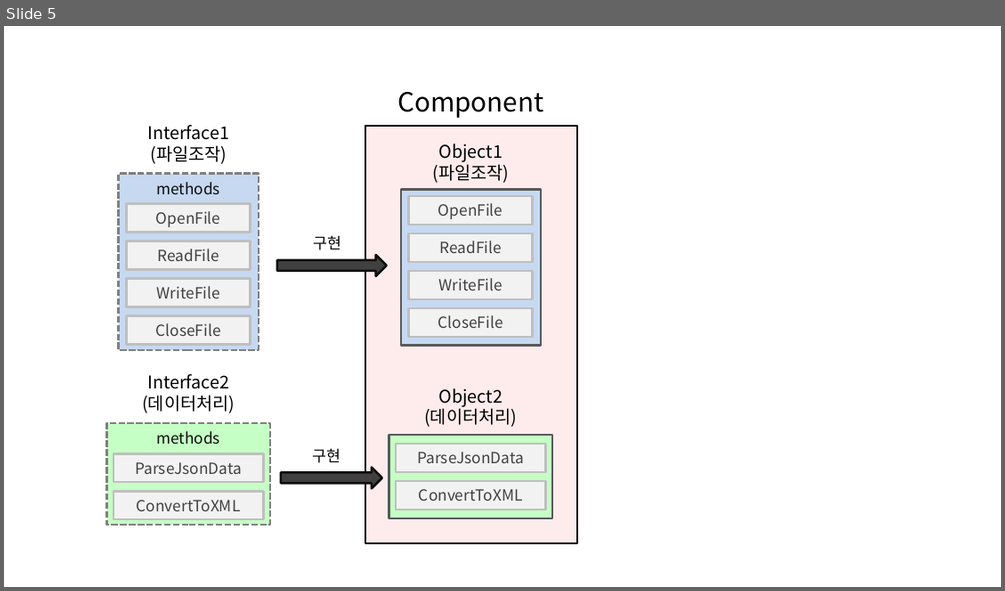
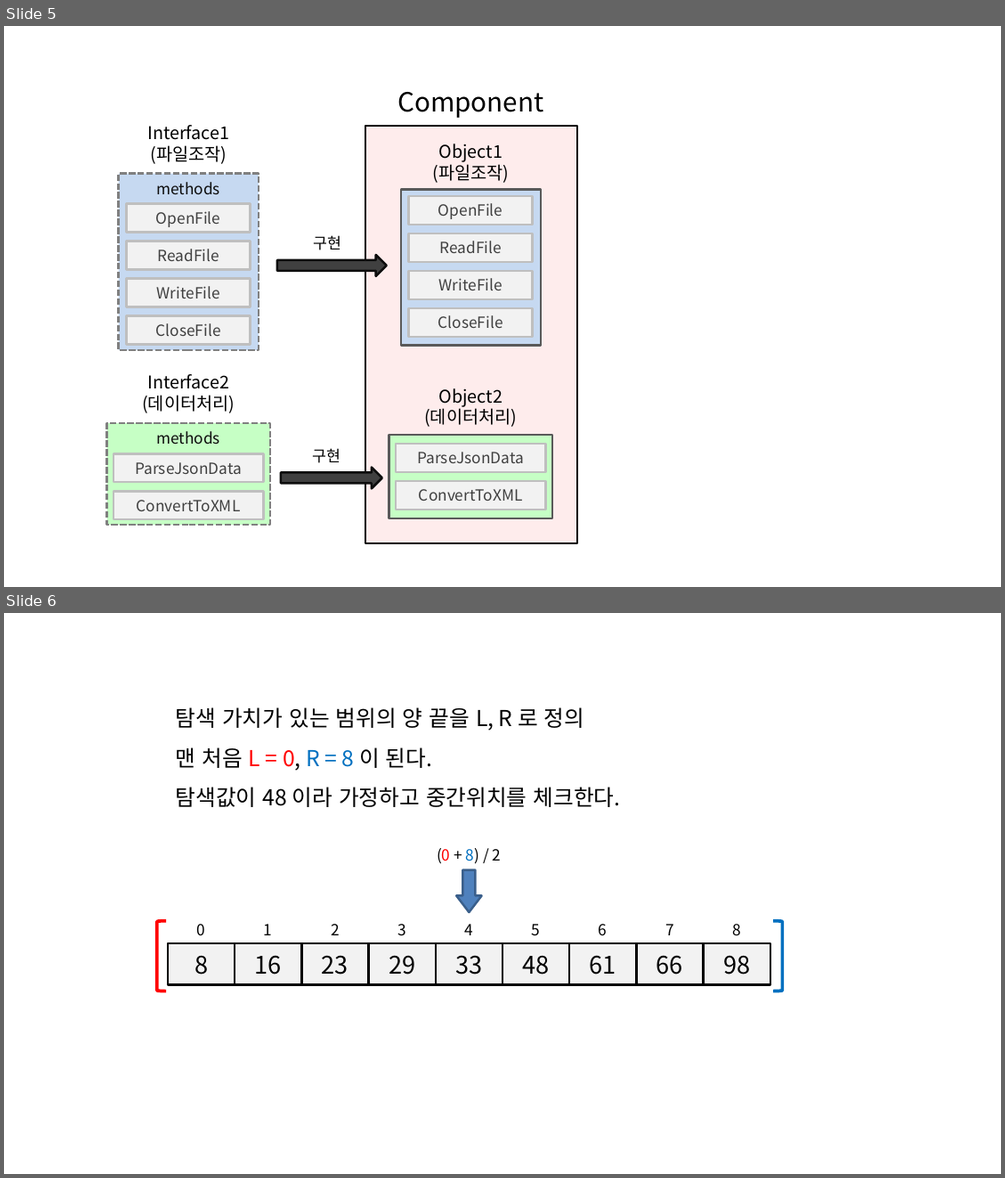
Before and after one commit to momo1108/blog, a slide deck: assets/etc/이미지제작용.pptx. Shown one above the other, each under a label of ours: slide 5 before the commit, slides 5 and 6 after it. The pictures are 1005x591 and 1005x1178 pixels, drawn with LibreOffice and Linux fonts; fonts in the diff are those of the drawing. Boxes give left, top, right and bottom in pixels: in the first picture for what was removed or moved away, otherwise in the second. Text is boxed around its words. In the diff, an @@ line names an element or a change of style, - is before the commit and + after.

```diff
--- a/assets/etc/이미지제작용.pptx
+++ b/assets/etc/이미지제작용.pptx
@@ slide 6 added at box(4, 613, 1001, 1174), background #FFFFFF @@
@@ text added at box(176, 707, 621, 807), 20 pt, text #000000 @@
+탐색 가치가 있는 범위의 양 끝을 L, R 로 정의
+맨 처음 L = 0, R = 8 이 된다.
+탐색값이 48 이라 가정하고 중간위치를 체크한다.
@@ text added at box(437, 848, 502, 864), 14 pt, text #000000 @@
+(0 + 8) / 2
@@ down arrow added at box(456, 870, 482, 912), fill #4F81BD, outline #3A5F8C 2 pt @@
@@ left bracket added at box(157, 921, 166, 991), outline #FF0000 3 pt @@
@@ text added at box(197, 924, 206, 935), 14 pt, text #000000 @@
+0
@@ text added at box(264, 924, 273, 935), 14 pt, text #000000 @@
+1
@@ text added at box(331, 924, 340, 935), 14 pt, text #000000 @@
+2
@@ text added at box(397, 924, 406, 936), 14 pt, text #000000 @@
+3
@@ text added at box(465, 924, 474, 935), 14 pt, text #000000 @@
+4
@@ text added at box(532, 924, 541, 936), 14 pt, text #000000 @@
+5
@@ text added at box(599, 924, 607, 935), 14 pt, text #000000 @@
+6
@@ text added at box(665, 924, 674, 935), 14 pt, text #000000 @@
+7
@@ text added at box(732, 924, 741, 936), 14 pt, text #000000 @@
+8
@@ left bracket added at box(773, 921, 783, 991), outline #0070C0 3 pt @@
@@ rectangle added at box(168, 944, 235, 985), fill #F2F2F2, outline #000000 2 pt, 22 pt, text #000000 @@
+8
@@ rectangle added at box(235, 944, 302, 985), fill #F2F2F2, outline #000000 2 pt, 22 pt, text #000000 @@
+16
@@ rectangle added at box(301, 944, 369, 985), fill #F2F2F2, outline #000000 2 pt, 22 pt, text #000000 @@
+23
@@ rectangle added at box(369, 944, 436, 985), fill #F2F2F2, outline #000000 2 pt, 22 pt, text #000000 @@
+29
@@ rectangle added at box(435, 944, 502, 985), fill #F2F2F2, outline #000000 2 pt, 22 pt, text #000000 @@
+33
@@ rectangle added at box(502, 944, 570, 985), fill #F2F2F2, outline #000000 2 pt, 22 pt, text #000000 @@
+48
@@ rectangle added at box(570, 944, 637, 985), fill #F2F2F2, outline #000000 2 pt, 22 pt, text #000000 @@
+61
@@ rectangle added at box(636, 944, 704, 985), fill #F2F2F2, outline #000000 2 pt, 22 pt, text #000000 @@
+66
@@ rectangle added at box(704, 944, 770, 985), fill #F2F2F2, outline #000000 2 pt, 22 pt, text #000000 @@
+98
```
Also in this commit, not shown: 2 other slides added, 5 other files.
